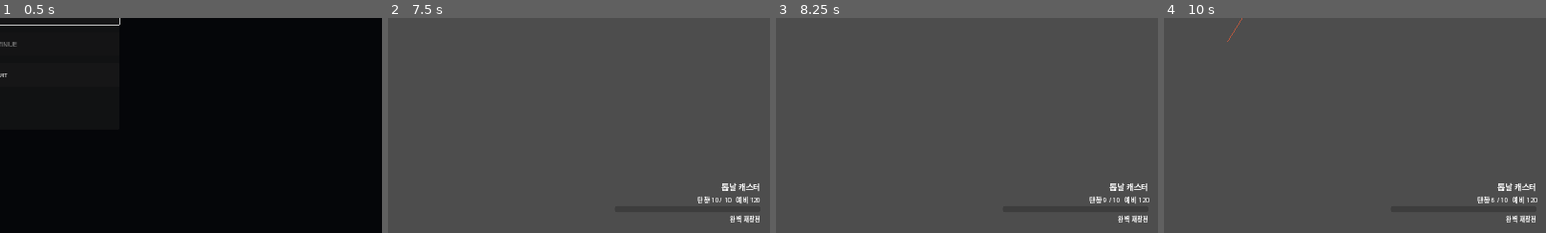
Above: before the commit, frames 1-4 (left to right).
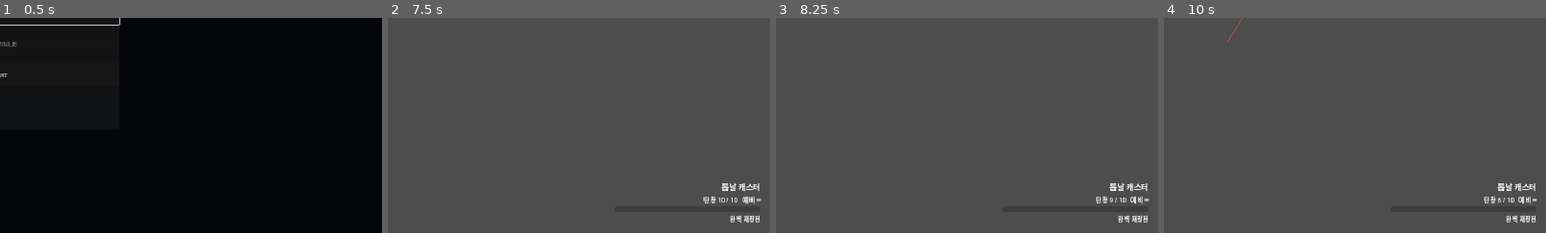
Above: after the commit, the same moments.

Repository: donly987647-max/Topdown-roguelite
Game: Godot game, scene res://scenes/main/RunMain.tscn
The game is run twice, just before and just after one commit, with the same random seed, the same clock (stepped at 60 frames per second) and the same inputs.
Inputs (mouse positions are % of the whole screen's width and height, from its top left):
- Up to frame 1 (0.5 s): no input
- Up to frame 2 (7.5 s): click "NEW RUN" at 0.5 s; click "정비공 마라 HP 100 SPD 100% 시작 무기:…" at 1.25 s; click "정비공 마라 HP 100 SPD 100% 시작 무기:…" at 2 s; click "탈주병 케인 HP 90 SPD 105% 시작 무기: …" at 2.75 s; click "탈주병 케인 HP 90 SPD 105% 시작 무기: …" at 3.5 s; click "실험체 노바 HP 80 SPD 100% 시작 무기: …" at 4.25 s; click "실험체 노바 HP 80 SPD 100% 시작 무기: …" at 5 s; click "밀수업자 렉스 HP 95 SPD 100% 시작 무기:…" at 5.75 s; click "밀수업자 렉스 HP 95 SPD 100% 시작 무기:…" at 6.5 s; click "RUN START" at 7.25 s
- Up to frame 3 (8.25 s): click "Combat" at 8 s
- Up to frame 4 (10 s): tap Enter (ui_accept) at 8.75, 9.02 s; move the mouse to (72, 45) at 8.77 s; hold D (move_right) 8.78-9.5 s; tap Q (character_active) at 8.85 s; click (72, 45) at 8.92 s; drag from (30, 55) to (98, 25) at 9.52 s
The pictures show only the part of the screen within x 50-100%, y 50-100%; the shares and areas given below are measured in that part.

Frame 1 is identical in both runs. In frame 2, 0.3% of the frame differs, in the area x 81-98%, y 82-87%; in frame 3, 0.3%; in frame 4, 0.3%.

Commit message:
Give player weapons infinite reserve ammo

Diff:
--- a/scenes/player/Player.tscn
+++ b/scenes/player/Player.tscn
@@ -37,6 +37,7 @@
 [node name="CombatController" type="Node2D" parent="AimPivot"]
 script = ExtResource("2_controller")
 projectile_scene = ExtResource("3_projectile")
+infinite_reserve_ammo = true
 
 [node name="Muzzle" type="Marker2D" parent="AimPivot/CombatController"]
 position = Vector2(58, 0)
